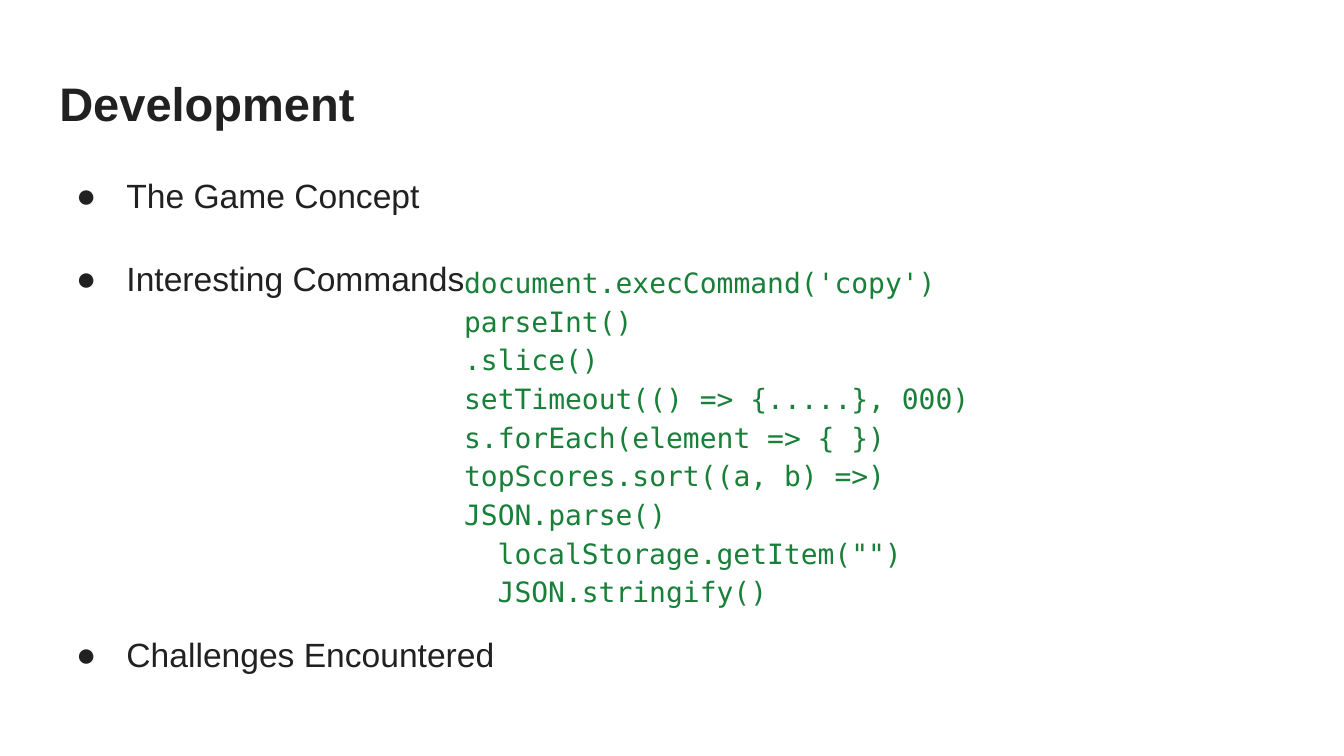
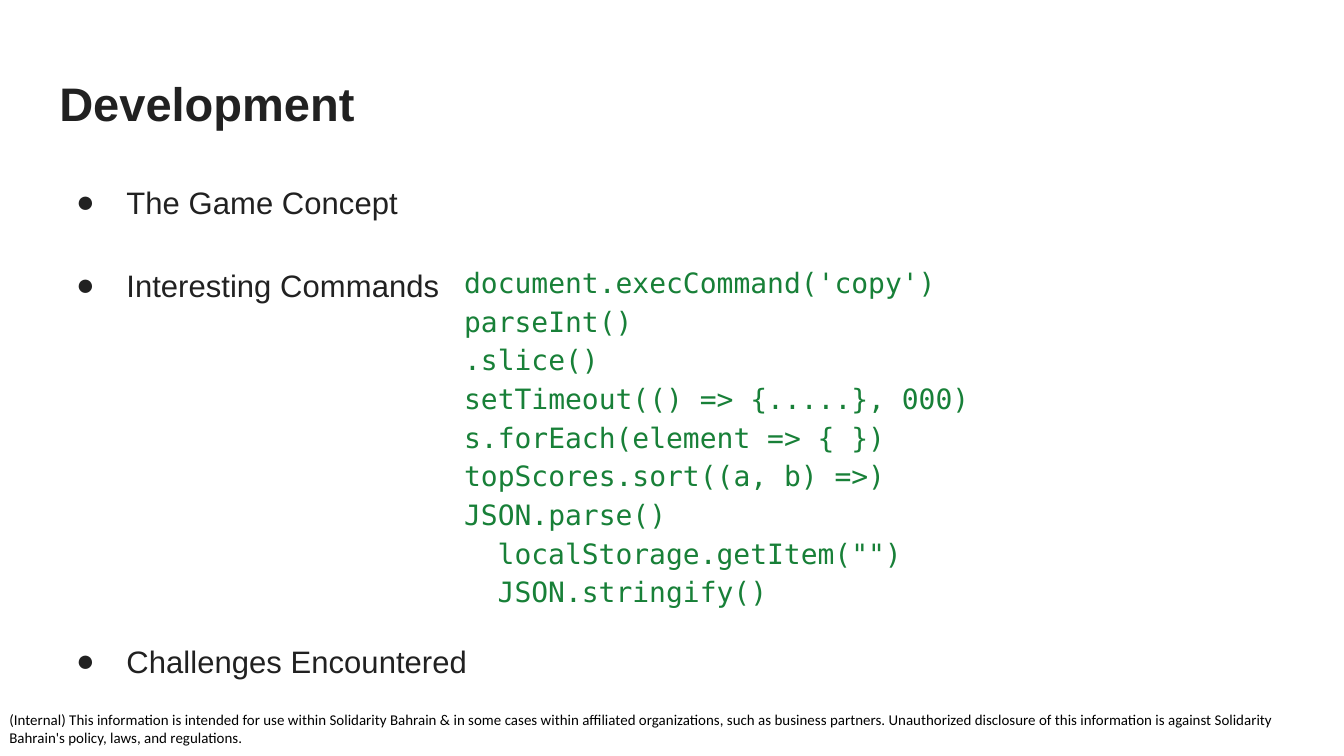
Before and after one commit to MohdAlmosawy/CopycatSimonsSymphony, a slide deck: slide 4 of Documentation/CopycatSimonsSymphonypresintation.pptx. Drawn at 1344x756 pixels with LibreOffice and Linux fonts; fonts in the diff are those of the drawing. Boxes give left, top, right and bottom in pixels: in the first picture for what was removed or moved away, otherwise in the second. Text is boxed around its words. In the diff, an @@ line names an element or a change of style, - is before the commit and + after.

```diff
--- a/Documentation/CopycatSimonsSymphonypresintation.pptx
+++ b/Documentation/CopycatSimonsSymphonypresintation.pptx
@@ size 18 to 16.6 pt; line spacing 0.95 to 1.15 in 3 elements at [126, 191, 398, 221], [126, 274, 439, 303], [126, 650, 467, 680] @@
@@ text added at [9, 714, 1272, 746], 8 pt, text #000000 @@
+(Internal) This information is intended for use within Solidarity Bahrain & in some cases within affiliated organizations, such as business partners. Unauthorized disclosure of this information is against Solidarity Bahrain's policy, laws, and regulations.
```
Also in this commit, not shown: 6 other slides changed.
